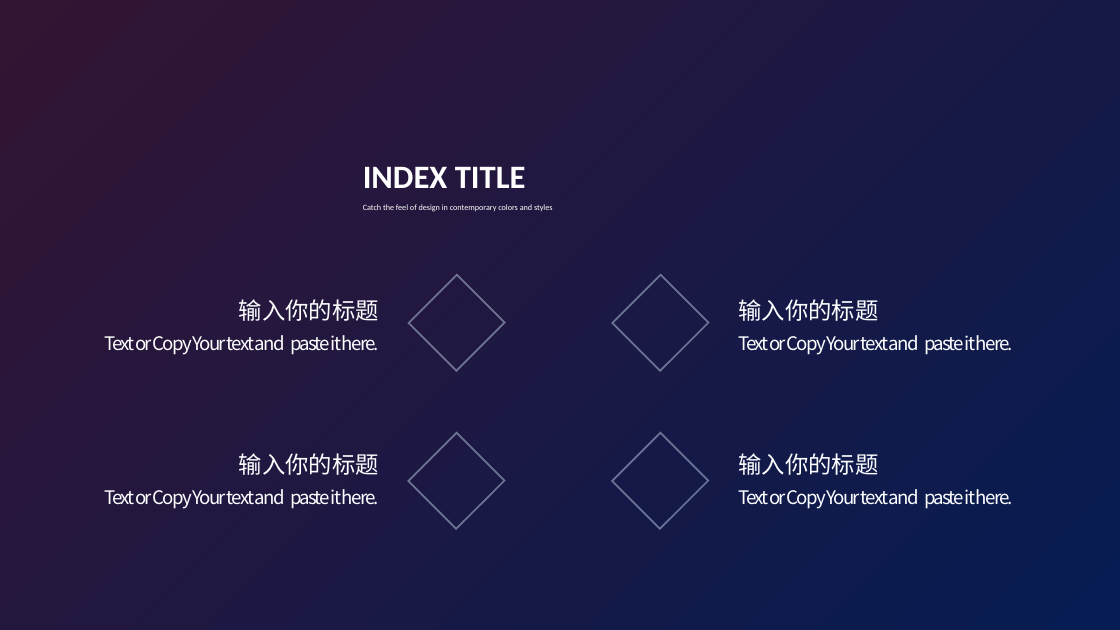
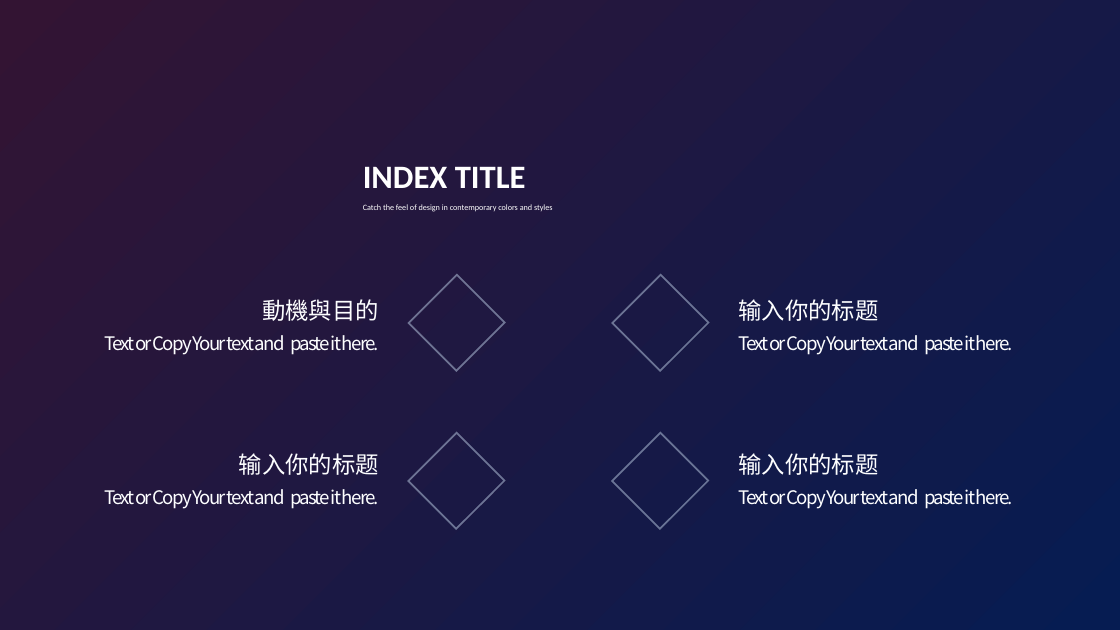
Before and after one commit to Sikako/hackthon, a slide deck: slide 2 of star.pptx. Drawn at 1120x630 pixels with LibreOffice and Linux fonts; fonts in the diff are those of the drawing. Boxes give left, top, right and bottom in pixels: in the first picture for what was removed or moved away, otherwise in the second. Text is boxed around its words. In the diff, an @@ line names an element or a change of style, - is before the commit and + after.

```diff
--- a/star.pptx
+++ b/star.pptx
@@ text at bbox=[262, 299, 379, 321]: text changed @@
-输入你的标题
+動機與目的
```
Also in this commit, not shown: 3 other slides changed, 5 other files.
